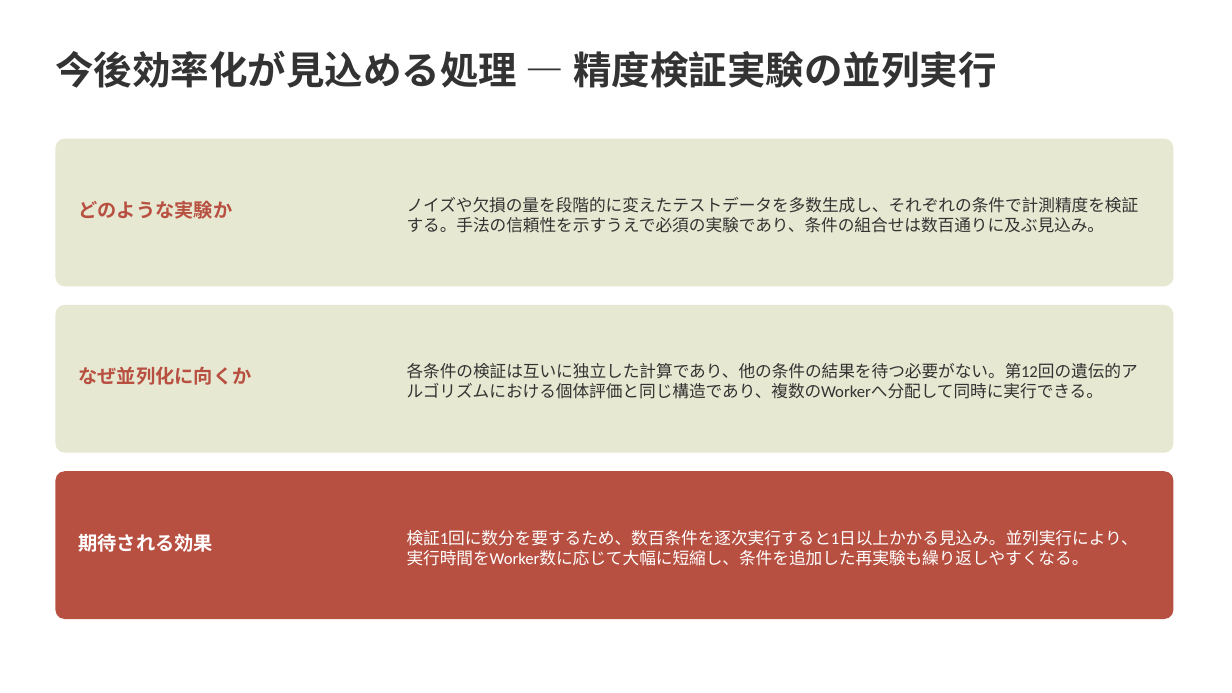
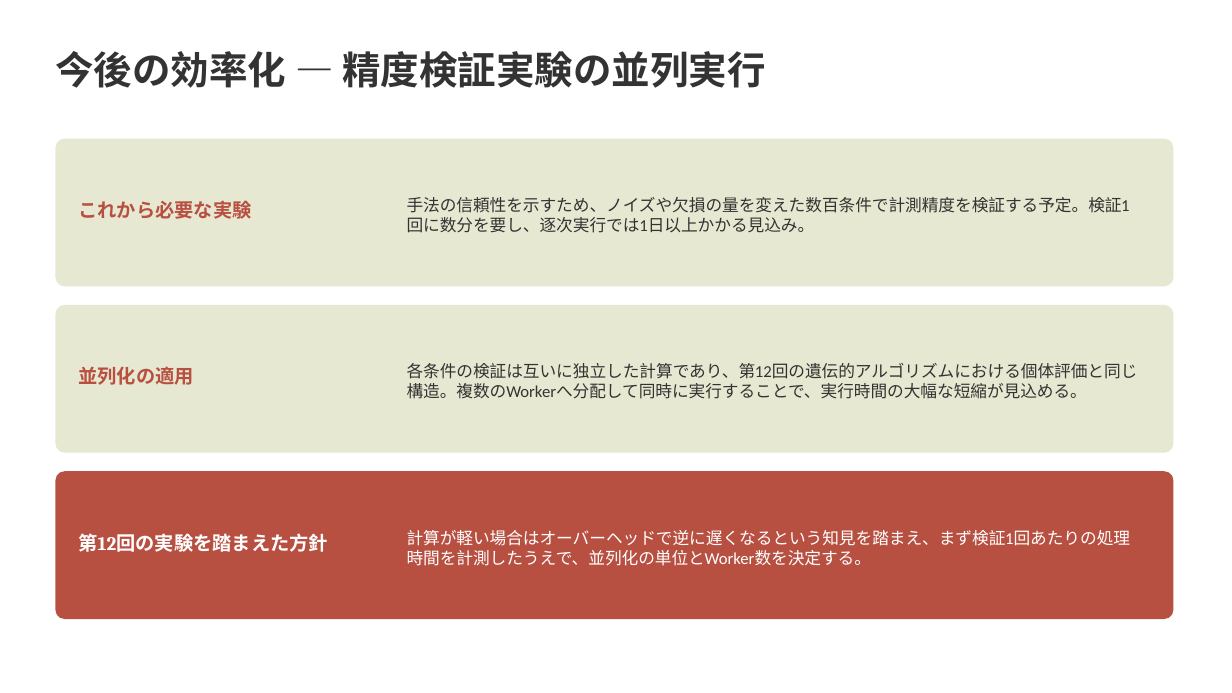
Before and after one commit to Ryusan09/MultivariatAanalysis, a slide deck: slide 6 of 13/第13回発表_修士研究と大規模計算.pptx (slide 7 before the commit). Drawn at 1232x693 pixels with LibreOffice and Linux fonts; fonts in the diff are those of the drawing. Boxes give left, top, right and bottom in pixels: in the first picture for what was removed or moved away, otherwise in the second. Text is boxed around its words. In the diff, an @@ line names an element or a change of style, - is before the commit and + after.

```diff
--- a/13/第13回発表_修士研究と大規模計算.pptx
+++ b/13/第13回発表_修士研究と大規模計算.pptx
@@ text at box(55, 51, 765, 88): text changed @@
-今後効率化が見込める処理 — 精度検証実験の並列実行
+今後の効率化 — 精度検証実験の並列実行
@@ text at box(79, 200, 252, 219): text changed @@
-どのような実験か
+これから必要な実験
@@ text at box(407, 197, 1130, 233): text changed @@
-ノイズや欠損の量を段階的に変えたテストデータを多数生成し、それぞれの条件で計測精度を検証する。手法の信頼性を示すうえで必須の実験であり、条件の組合せは数百通りに及ぶ見込み。
+手法の信頼性を示すため、ノイズや欠損の量を変えた数百条件で計測精度を検証する予定。検証1回に数分を要し、逐次実行では1日以上かかる見込み。
@@ text at box(79, 366, 194, 385): text changed @@
-なぜ並列化に向くか
+並列化の適用
@@ text at box(407, 363, 1138, 399): text changed @@
-各条件の検証は互いに独立した計算であり、他の条件の結果を待つ必要がない。第12回の遺伝的アルゴリズムにおける個体評価と同じ構造であり、複数のWorkerへ分配して同時に実行できる。
+各条件の検証は互いに独立した計算であり、第12回の遺伝的アルゴリズムにおける個体評価と同じ構造。複数のWorkerへ分配して同時に実行することで、実行時間の大幅な短縮が見込める。
@@ text at box(79, 533, 329, 552): text changed @@
-期待される効果
+第12回の実験を踏まえた方針
@@ text at box(407, 530, 1131, 566): text changed @@
-検証1回に数分を要するため、数百条件を逐次実行すると1日以上かかる見込み。並列実行により、実行時間をWorker数に応じて大幅に短縮し、条件を追加した再実験も繰り返しやすくなる。
+計算が軽い場合はオーバーヘッドで逆に遅くなるという知見を踏まえ、まず検証1回あたりの処理時間を計測したうえで、並列化の単位とWorker数を決定する。
```
Also in this commit, not shown: 1 other slide changed, 2 slides removed.
